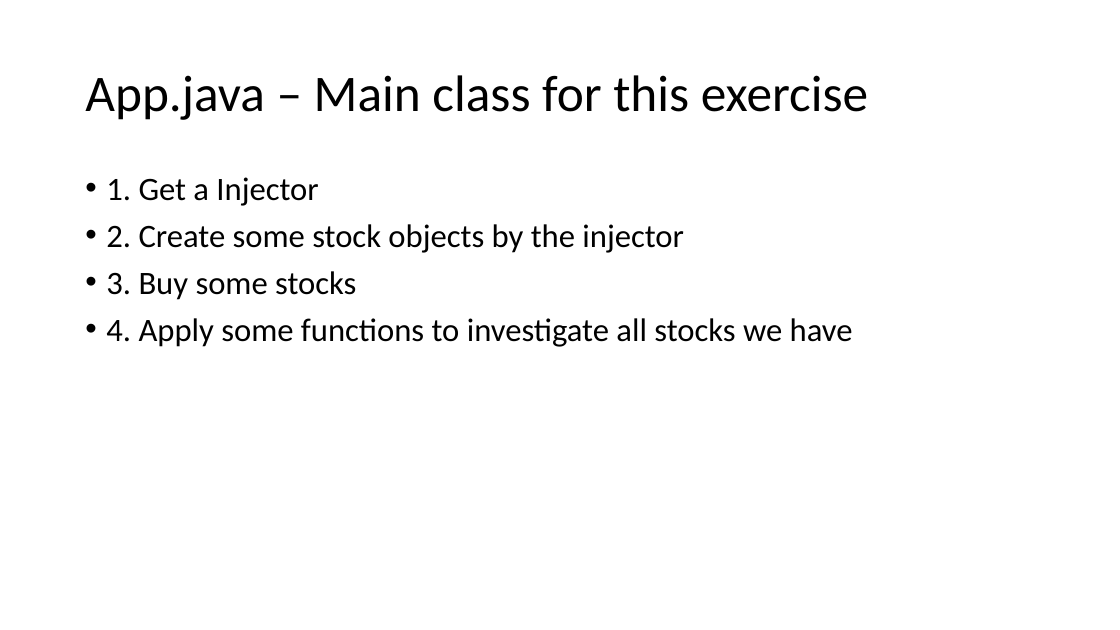
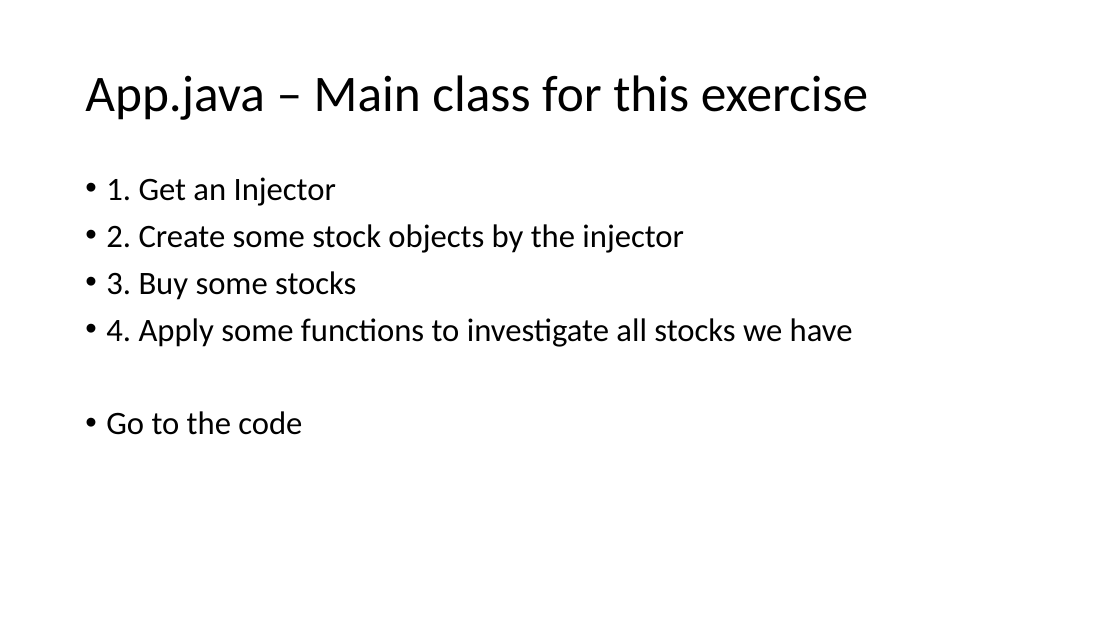
Before and after one commit to lxhq/StockExercise, a slide deck: slide 6 of Demo_week1.pptx (slide 5 before the commit). Drawn at 1120x630 pixels with LibreOffice and Linux fonts; fonts in the diff are those of the drawing. Boxes give left, top, right and bottom in pixels: in the first picture for what was removed or moved away, otherwise in the second. Text is boxed around its words. In the diff, an @@ line names an element or a change of style, - is before the commit and + after.

```diff
--- a/Demo_week1.pptx
+++ b/Demo_week1.pptx
@@ text at (x1=106, y1=177, x2=336, y2=206): text changed @@
-• 1. Get a Injector
+• 1. Get an Injector
@@ text at (x1=106, y1=411, x2=302, y2=435): paragraph added @@
+• Go to the code
```
Also in this commit, not shown: 5 other slides changed, 7 slides added, 1 slide removed, 4 other files.
